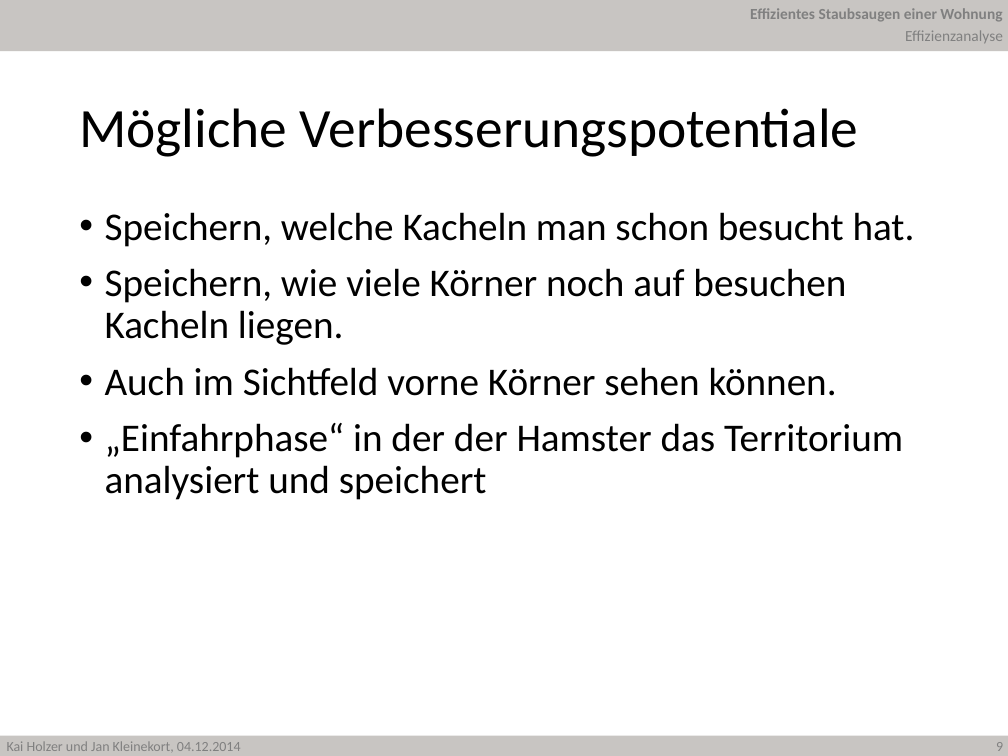
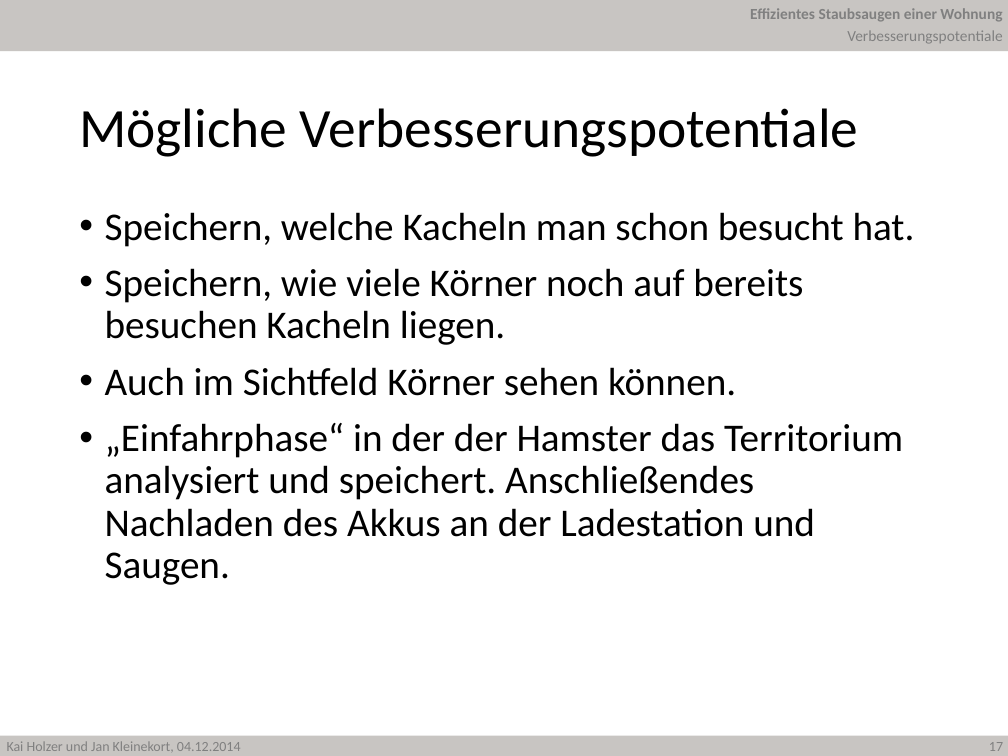
Before and after one commit to JanKl/Hamster, a slide deck: slide 17 of Präsentation/Hamster Holzer Kleinekort.pptx (slide 9 before the commit). Drawn at 1008x756 pixels with LibreOffice and Linux fonts; fonts in the diff are those of the drawing; background and template pictures are left out. Boxes give left, top, right and bottom in pixels: in the first picture for what was removed or moved away, otherwise in the second. Text is boxed around its words. In the diff, an @@ line names an element or a change of style, - is before the commit and + after.

Commit message:
Excel Effizienzuntersuchung und PowerPoint Effizienz

```diff
--- a/Präsentation/Hamster Holzer Kleinekort.pptx
+++ b/Präsentation/Hamster Holzer Kleinekort.pptx
@@ text at [847,30,1002,44]: text changed @@
-Effizienzanalyse
+Verbesserungspotentiale
@@ text at [105,268,903,585]: text changed @@
-• Speichern, wie viele Körner noch auf besuchen Kacheln liegen.
-• Auch im Sichtfeld vorne Körner sehen können.
-• „Einfahrphase“ in der der Hamster das Territorium analysiert und speichert
+• Speichern, wie viele Körner noch auf bereits besuchen Kacheln liegen.
+• Auch im Sichtfeld Körner sehen können.
+• „Einfahrphase“ in der der Hamster das Territorium analysiert und speichert. Anschließendes Nachladen des Akkus an der Ladestation und Saugen.
@@ page number at [989,742,1003,751]: text changed @@
-9
+17
```
Also in this commit, not shown: 6 other slides changed, 8 slides added, 4 other files.
